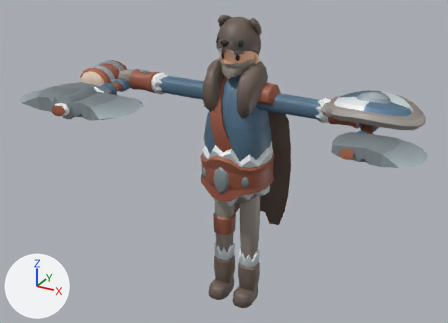
A saved change to the glTF model game/assets/people/Barbarian.glb.
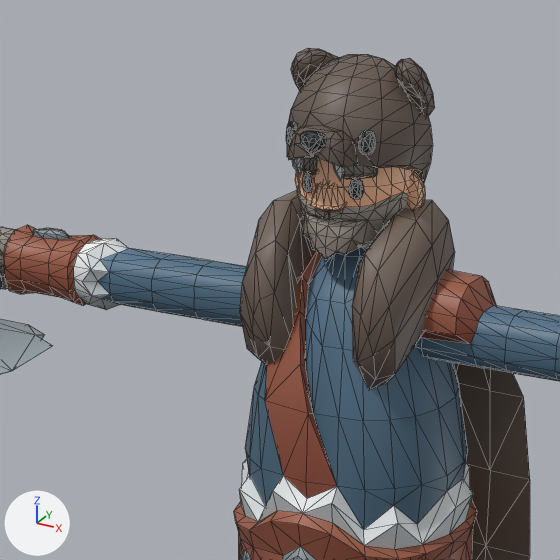
There are two pictures of each version: one whole from a 50 mm lens placed at (2.162, -4.161, 3.343), pointed at (-0.015, -0.204, 1.365), one close up on the part from 29% to 67% of the width and 0% to 53% of the height. Arrows for +X, +Y and +Z are at lower left; the lights stay in place. The last two pictures show the newer version. The close-ups show mesh edges as thin lines. Where no turn or scale is listed for an object, it has been applied to the vertices.

Names of what the first close-up shows: '2H_Axe', 'Barbarian_ArmLeft', 'Barbarian_ArmRight', 'Barbarian_Body', 'Barbarian_Cape', 'Barbarian_Hat', 'Barbarian_Head'.
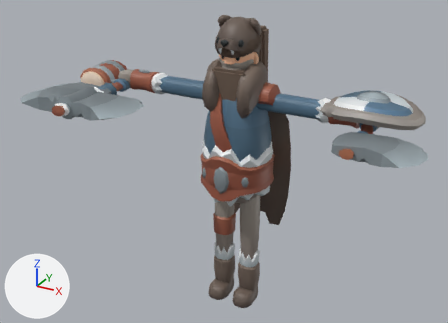
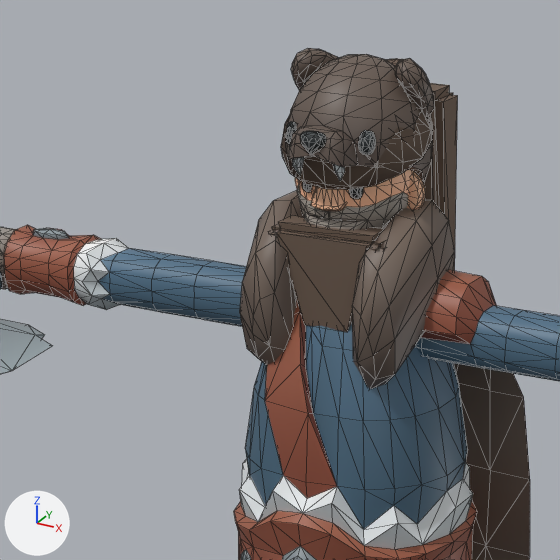
The change in detail:
Material 'hair' (mat_hair) is new.
Its base color is (0.16, 0.11, 0.08) (brown #6f5d50).
Its roughness is 0.85.
Mesh me_hair_tail_cap is new.
It has 102 vertices, 200 faces and spans x -0.18..0.18, y -0.176..0.144, z 2.194..2.429.
It uses material mat_hair (brown #6f5d50).
Mesh me_hair_long_fall is new.
It has 32 vertices, 60 faces and spans x -0.185..0.185, y 0.071..0.191, z 1.749..2.385.
It uses material mat_hair (brown #6f5d50).
Mesh me_hair_knot_fall is new.
It is a UV sphere (12 segments, 8 rings, poles along z) spanning x -0.084..0.084, y 0.119..0.264, z 2.266..2.429.
It uses material mat_hair (brown #6f5d50).
Mesh me_beard_short is new.
It has 32 vertices, 60 faces and spans x -0.151..0.151, y -0.176..-0.077, z 2.017..2.087.
It uses material mat_hair (brown #6f5d50).
Mesh me_beard_full is new.
It has 32 vertices, 60 faces and spans x -0.138..0.138, y -0.184..-0.078, z 1.842..2.102.
It uses material mat_hair (brown #6f5d50).
Object 'Hair_tail_cap' (ob_hair_tail_cap) is new; it shows me_hair_tail_cap.
Its location is (0.0, 0.0, 0.0).
Object 'Hair_long_fall' (ob_hair_long_fall) is new; it shows me_hair_long_fall.
Its location is (0.0, 0.0, 0.0).
Object 'Hair_knot_fall' (ob_hair_knot_fall) is new; it shows me_hair_knot_fall.
Its location is (0.0, 0.0, 0.0).
Object 'Beard_short' (ob_beard_short) is new; it shows me_beard_short.
Its location is (0.0, 0.0, 0.0).
Object 'Beard_full' (ob_beard_full) is new; it shows me_beard_full.
Its location is (0.0, 0.0, 0.0).

Changed parts and their boxes [x1, y1, x2, y2] in the close-ups (560 x 560 px):
'Beard_full', added (brown): after [277, 215, 383, 332]
'Hair_tail_cap', added (brown): after [281, 112, 433, 190]
'Hair_long_fall', added (brown): after [424, 83, 458, 271]
'Beard_short', added (mostly hidden): after [268, 225, 385, 252]
'Hair_knot_fall', added (mostly hidden): after [387, 59, 401, 66]
